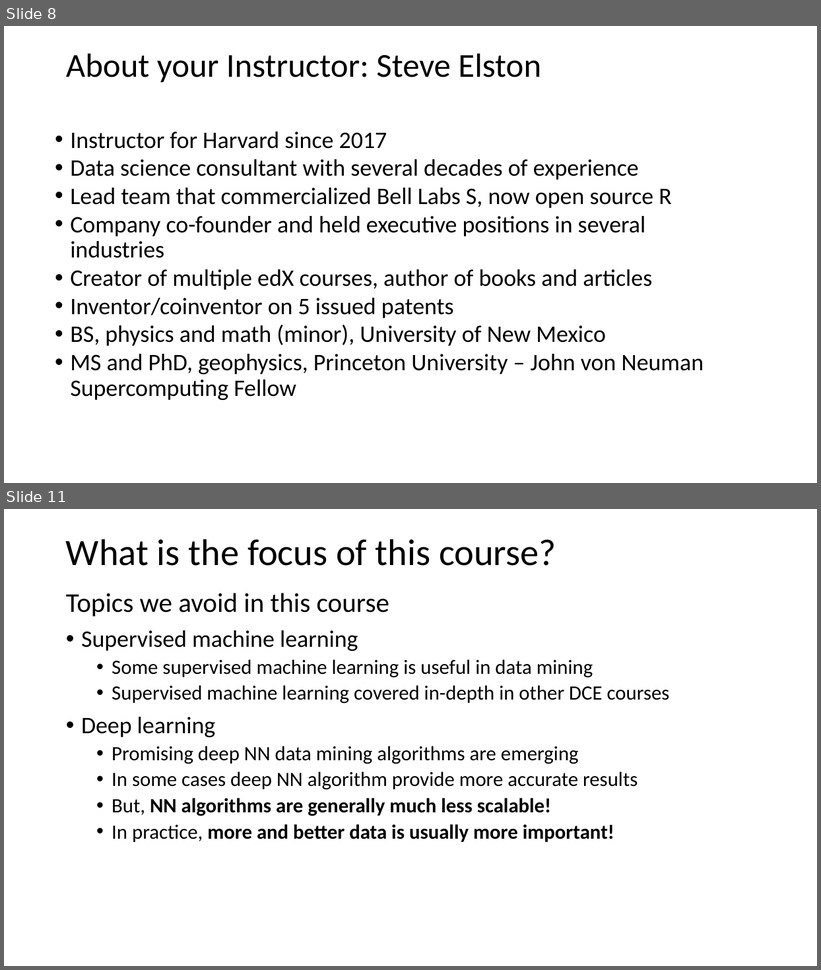
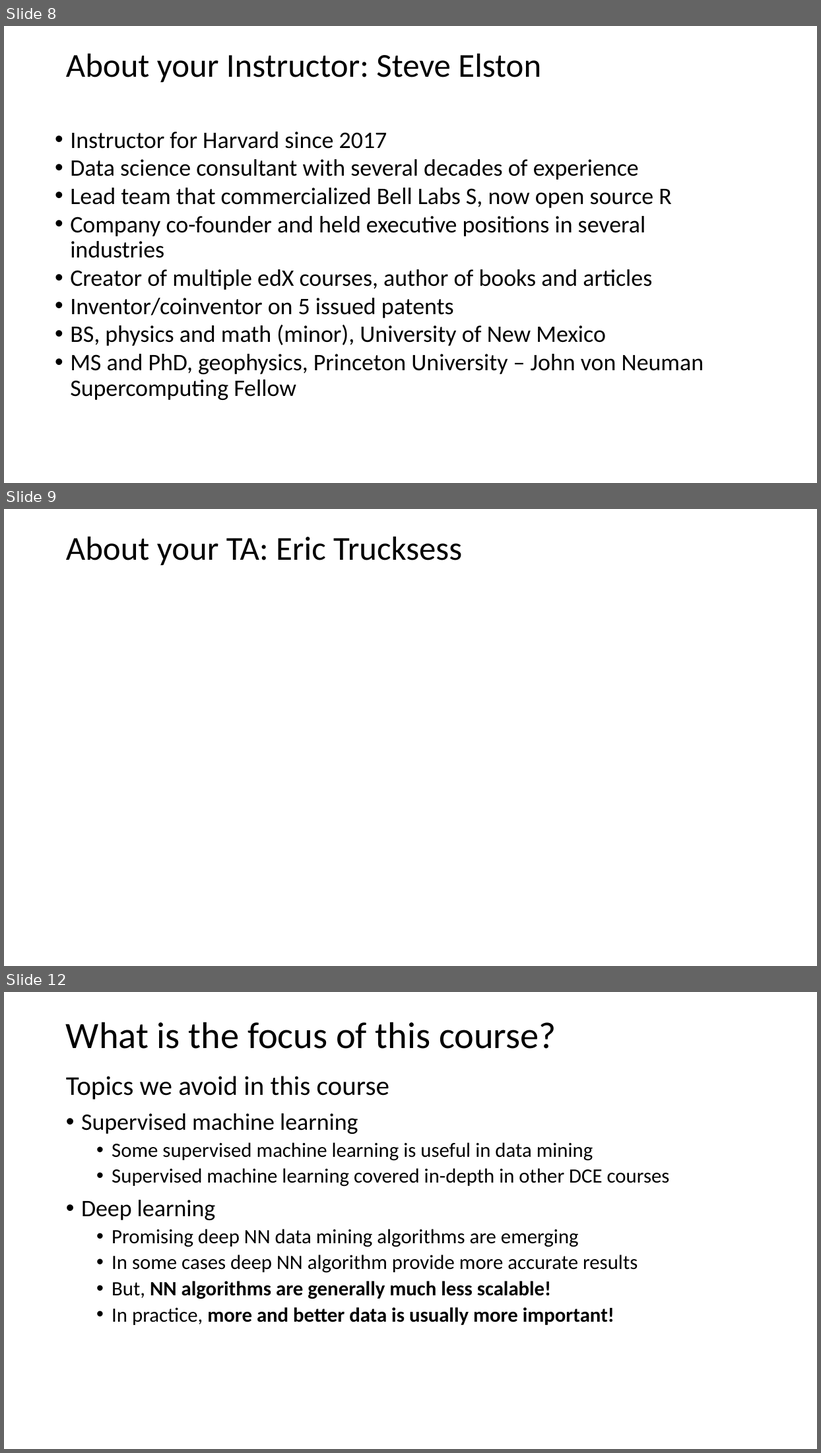
Before and after one commit to StephenElston/CSCI-E-108, a slide deck: slides/1_Introduction.pptx. Shown one above the other, each under a label of ours: slides 8 and 11 before the commit, slides 8, 9 and 12 after it; the slides between them are not shown. The pictures are 821x970 and 821x1453 pixels, drawn with LibreOffice and Linux fonts; fonts in the diff are those of the drawing. Boxes give left, top, right and bottom in pixels: in the first picture for what was removed or moved away, otherwise in the second. Text is boxed around its words. In the diff, an @@ line names an element or a change of style, - is before the commit and + after.

```diff
--- a/slides/1_Introduction.pptx
+++ b/slides/1_Introduction.pptx
@@ slide 9 added at (4,509,817,966), background #FFFFFF @@
@@ title added at (66,536,462,566), 39.6 pt, text #000000 @@
+About your TA: Eric Trucksess
@@ what was slide 11 is now slide 12 @@
```
Also in this commit, not shown: 18 slides changed, 1 other slide added.
